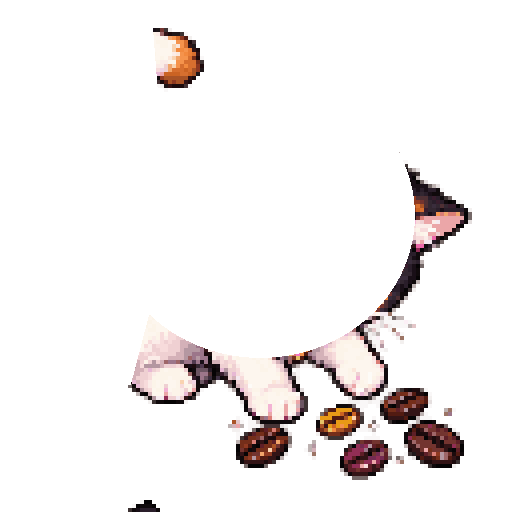
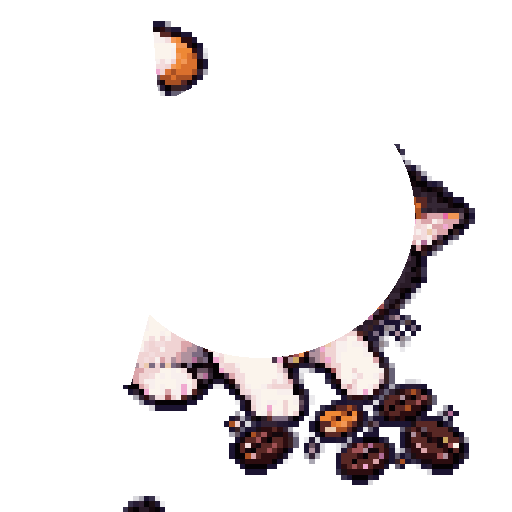
Layered file, before and after one edit (512x512). Changes by layer:
painted on "head" over [138, 88, 415, 358]
painted on "tail" over [131, 21, 158, 385]
